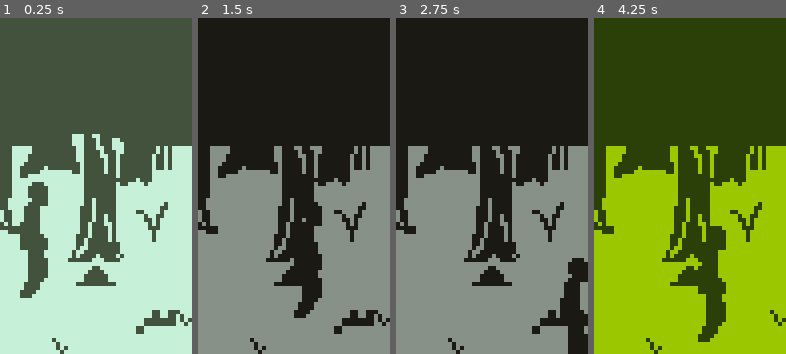
Above: before the commit, frames 1-4 (left to right).
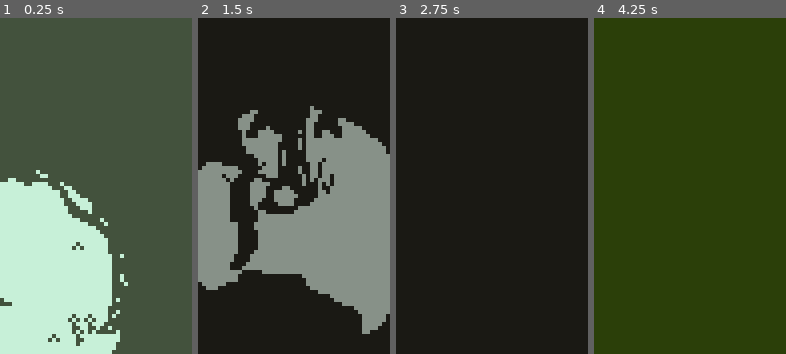
Above: after the commit, the same moments.

Repository: Multipixels/Nyctomorph
Game: Godot game, scene res://Scenes/TestEnvironment.tscn
Two runs of this game, one before a commit and one after it. Both use one fixed random seed, a clock stepped at 60 frames per second and the inputs below. Before the commit the project starts from res://Scenes/Game.tscn. The engine's default icon, where the game draws it, is replaced by a stand-in: a white triangle on a blue panel in a dark square.
Inputs:
- Up to frame 1 (0.25 s): no input
- Up to frame 2 (1.5 s): hold D (move_right) 0.53-1.28 s; hold T (change_pallete) 0.53-1.28 s; hold S (move_down) from 1.28 s (still down); tap E (interact) at 1.35 s
- Up to frame 3 (2.75 s): release S (move_down) at 2.03 s; hold D (move_right) from 2.03 s (still down); tap Space (light_toggle) at 2.1 s
- Up to frame 4 (4.25 s): release D (move_right) at 2.78 s; hold W (move_up) 2.78-3.53 s; tap T (change_pallete) at 2.85 s; tap Enter at 3.5 s; hold A (move_left) from 3.53 s (still down); tap E (interact) at 3.6 s

The runs differ from the first frame. In frame 1, 33% of the frame differs, in the area x 0-100%, y 34-100%; in frame 2, 35%; in frame 3, 46%; in frame 4, 46%, in the area x 0-100%, y 38-100%.

Commit message:
I am sobbing right now

Diff:
--- a/Scenes/Area.tscn
+++ b/Scenes/Area.tscn
@@ -47,12 +47,72 @@
 0/shapes = [  ]
 0/z_index = 0
 
+[sub_resource type="ConvexPolygonShape2D" id=6]
+points = PoolVector2Array( 48, 84, 36, 84, 36, 80, 48, 80 )
+
+[sub_resource type="ConvexPolygonShape2D" id=7]
+points = PoolVector2Array( 48, 84, 32, 84, 32, 80, 48, 80 )
+
+[sub_resource type="ConvexPolygonShape2D" id=8]
+points = PoolVector2Array( 48, 84, 36, 84, 36, 80, 48, 80 )
+
+[sub_resource type="ConvexPolygonShape2D" id=9]
+points = PoolVector2Array( 48, 84, 40, 84, 40, 80, 48, 80 )
+
+[sub_resource type="ConvexPolygonShape2D" id=10]
+points = PoolVector2Array( 48, 84, 36, 84, 36, 80, 48, 80 )
+
+[sub_resource type="ConvexPolygonShape2D" id=11]
+points = PoolVector2Array( 44, 84, 36, 84, 36, 80, 44, 80 )
+
+[sub_resource type="ConvexPolygonShape2D" id=12]
+points = PoolVector2Array( 48, 84, 36, 84, 36, 80, 48, 80 )
+
+[sub_resource type="ConvexPolygonShape2D" id=13]
+points = PoolVector2Array( 48, 84, 32, 84, 32, 80, 48, 80 )
+
+[sub_resource type="ConvexPolygonShape2D" id=14]
+points = PoolVector2Array( 48, 84, 36, 84, 36, 80, 48, 80 )
+
+[sub_resource type="ConvexPolygonShape2D" id=15]
+points = PoolVector2Array( 48, 84, 36, 84, 36, 80, 48, 80 )
+
+[sub_resource type="ConvexPolygonShape2D" id=16]
+points = PoolVector2Array( 44, 84, 32, 84, 32, 80, 44, 80 )
+
+[sub_resource type="ConvexPolygonShape2D" id=17]
+points = PoolVector2Array( 48, 84, 36, 84, 36, 80, 48, 80 )
+
+[sub_resource type="ConvexPolygonShape2D" id=18]
+points = PoolVector2Array( 48, 84, 36, 84, 36, 80, 48, 80 )
+
+[sub_resource type="ConvexPolygonShape2D" id=19]
+points = PoolVector2Array( 52, 84, 36, 84, 36, 80, 52, 80 )
+
+[sub_resource type="ConvexPolygonShape2D" id=20]
+points = PoolVector2Array( 48, 84, 40, 84, 40, 80, 48, 80 )
+
+[sub_resource type="ConvexPolygonShape2D" id=21]
+points = PoolVector2Array( 48, 84, 36, 84, 36, 80, 48, 80 )
+
+[sub_resource type="ConvexPolygonShape2D" id=22]
+points = PoolVector2Array( 44, 84, 32, 84, 32, 80, 44, 80 )
+
+[sub_resource type="ConvexPolygonShape2D" id=23]
+points = PoolVector2Array( 48, 84, 32, 84, 32, 80, 48, 80 )
+
+[sub_resource type="ConvexPolygonShape2D" id=24]
+points = PoolVector2Array( 52, 84, 32, 84, 32, 80, 52, 80 )
+
+[sub_resource type="ConvexPolygonShape2D" id=25]
+points = PoolVector2Array( 48, 84, 32, 84, 32, 80, 48, 80 )
+
 [sub_resource type="TileSet" id=3]
 0/name = "Trees.png 0"
 0/texture = ExtResource( 2 )
 0/tex_offset = Vector2( 0, -84 )
 0/modulate = Color( 1, 1, 1, 1 )
-0/region = Rect2( 0, 0, 1764, 84 )
+0/region = Rect2( 0, 0, 1680, 84 )
 0/tile_mode = 2
 0/autotile/icon_coordinate = Vector2( 0, 0 )
 0/autotile/tile_size = Vector2( 84, 84 )
@@ -63,12 +123,142 @@
 0/autotile/z_index_map = [  ]
 0/occluder_offset = Vector2( 0, 0 )
 0/navigation_offset = Vector2( 0, 0 )
-0/shape_offset = Vector2( 0, 0 )
-0/shape_transform = Transform2D( 1, 0, 0, 1, 0, 0 )
-0/shape_one_way = false
-0/shape_one_way_margin = 0.0
-0/shapes = [  ]
-0/z_index = 0
+0/shape_offset = Vector2( 0, -84 )
+0/shape_transform = Transform2D( 1, 0, 0, 1, 0, -84 )
+0/shape = SubResource( 6 )
+0/shape_one_way = false
+0/shape_one_way_margin = 1.0
+0/shapes = [ {
+"autotile_coord": Vector2( 0, 0 ),
+"one_way": false,
+"one_way_margin": 1.0,
+"shape": SubResource( 6 ),
+"shape_transform": Transform2D( 1, 0, 0, 1, 0, -84 )
+}, {
+"autotile_coord": Vector2( 1, 0 ),
+"one_way": false,
+"one_way_margin": 1.0,
+"shape": SubResource( 7 ),
+"shape_transform": Transform2D( 1, 0, 0, 1, 0, -84 )
+}, {
+"autotile_coord": Vector2( 2, 0 ),
+"one_way": false,
+"one_way_margin": 1.0,
+"shape": SubResource( 8 ),
+"shape_transform": Transform2D( 1, 0, 0, 1, 0, -84 )
+}, {
+"autotile_coord": Vector2( 3, 0 ),
+"one_way": false,
+"one_way_margin": 1.0,
+"shape": SubResource( 9 ),
+"shape_transform": Transform2D( 1, 0, 0, 1, 0, -84 )
+}, {
+"autotile_coord": Vector2( 4, 0 ),
+"one_way": false,
+"one_way_margin": 1.0,
+"shape": SubResource( 10 ),
+"shape_transform": Transform2D( 1, 0, 0, 1, 0, -84 )
+}, {
+"autotile_coord": Vector2( 5, 0 ),
+"one_way": false,
+"one_way_margin": 1.0,
+"shape": SubResource( 11 ),
+"shape_transform": Transform2D( 1, 0, 0, 1, 0, -84 )
+}, {
+"autotile_coord": Vector2( 6, 0 ),
+"one_way": false,
+"one_way_margin": 1.0,
+"shape": SubResource( 12 ),
+"shape_transform": Transform2D( 1, 0, 0, 1, 0, -84 )
+}, {
+"autotile_coord": Vector2( 7, 0 ),
+"one_way": false,
+"one_way_margin": 1.0,
+"shape": SubResource( 13 ),
+"shape_transform": Transform2D( 1, 0, 0, 1, 0, -84 )
+}, {
+"autotile_coord": Vector2( 8, 0 ),
+"one_way": false,
+"one_way_margin": 1.0,
+"shape": SubResource( 14 ),
+"shape_transform": Transform2D( 1, 0, 0, 1, 0, -84 )
+}, {
+"autotile_coord": Vector2( 9, 0 ),
+"one_way": false,
+"one_way_margin": 1.0,
+"shape": SubResource( 15 ),
+"shape_transform": Transform2D( 1, 0, 0, 1, 0, -84 )
+}, {
+"autotile_coord": Vector2( 10, 0 ),
+"one_way": false,
+"one_way_margin": 1.0,
+"shape": SubResource( 16 ),
+"shape_transform": Transform2D( 1, 0, 0, 1, 0, -84 )
+}, {
+"autotile_coord": Vector2( 11, 0 ),
+"one_way": false,
+"one_way_margin": 1.0,
+"shape": SubResource( 17 ),
+"shape_transform": Transform2D( 1, 0, 0, 1, 0, -84 )
+}, {
+"autotile_coord": Vector2( 12, 0 ),
+"one_way": false,
+"one_way_margin": 1.0,
+"shape": SubResource( 18 ),
+"shape_transform": Transform2D( 1, 0, 0, 1, 0, -84 )
+}, {
+"autotile_coord": Vector2( 13, 0 ),
+"one_way": false,
+"one_way_margin": 1.0,
+"shape": SubResource( 19 ),
+"shape_transform": Transform2D( 1, 0, 0, 1, 0, -84 )
+}, {
+"autotile_coord": Vector2( 14, 0 ),
+"one_way": false,
+"one_way_margin": 1.0,
+"shape": SubResource( 20 ),
+"shape_transform": Transform2D( 1, 0, 0, 1, 0, -84 )
+}, {
+"autotile_coord": Vector2( 15, 0 ),
+"one_way": false,
+"one_way_margin": 1.0,
+"shape": SubResource( 21 ),
+"shape_transform": Transform2D( 1, 0, 0, 1, 0, -84 )
+}, {
+"autotile_coord": Vector2( 16, 0 ),
+"one_way": false,
+"one_way_margin": 1.0,
+"shape": SubResource( 22 ),
+"shape_transform": Transform2D( 1, 0, 0, 1, 0, -84 )
+}, {
+"autotile_coord": Vector2( 17, 0 ),
+"one_way": false,
+"one_way_margin": 1.0,
+"shape": SubResource( 23 ),
+"shape_transform": Transform2D( 1, 0, 0, 1, 0, -84 )
+}, {
+"autotile_coord": Vector2( 18, 0 ),
+"one_way": false,
+"one_way_margin": 1.0,
+"shape": SubResource( 24 ),
+"shape_transform": Transform2D( 1, 0, 0, 1, 0, -84 )
+}, {
+"autotile_coord": Vector2( 19, 0 ),
+"one_way": false,
+"one_way_margin": 1.0,
+"shape": SubResource( 25 ),
+"shape_transform": Transform2D( 1, 0, 0, 1, 0, -84 )
+} ]
+0/z_index = 0
+
+[sub_resource type="ConvexPolygonShape2D" id=26]
+points = PoolVector2Array( 20, 24, 8, 24, 8, 20, 20, 20 )
+
+[sub_resource type="ConvexPolygonShape2D" id=27]
+points = PoolVector2Array( 16, 24, 8, 24, 8, 20, 16, 20 )
+
+[sub_resource type="ConvexPolygonShape2D" id=28]
+points = PoolVector2Array( 16, 24, 8, 24, 8, 20, 16, 20 )
 
 [sub_resource type="TileSet" id=4]
 0/name = "Decals.png 0"
@@ -86,11 +276,30 @@
 0/autotile/z_index_map = [  ]
 0/occluder_offset = Vector2( 0, 0 )
 0/navigation_offset = Vector2( 0, 0 )
-0/shape_offset = Vector2( 0, 0 )
-0/shape_transform = Transform2D( 1, 0, 0, 1, 0, 0 )
-0/shape_one_way = false
-0/shape_one_way_margin = 0.0
-0/shapes = [  ]
+0/shape_offset = Vector2( 0, -24 )
+0/shape_transform = Transform2D( 1, 0, 0, 1, 0, -24 )
+0/shape = SubResource( 26 )
+0/shape_one_way = false
+0/shape_one_way_margin = 1.0
+0/shapes = [ {
+"autotile_coord": Vector2( 0, 0 ),
+"one_way": false,
+"one_way_margin": 1.0,
+"shape": SubResource( 26 ),
+"shape_transform": Transform2D( 1, 0, 0, 1, 0, -24 )
+}, {
+"autotile_coord": Vector2( 18, 0 ),
+"one_way": false,
+"one_way_margin": 1.0,
+"shape": SubResource( 27 ),
+"shape_transform": Transform2D( 1, 0, 0, 1, 0, -24 )
+}, {
+"autotile_coord": Vector2( 6, 0 ),
+"one_way": false,
+"one_way_margin": 1.0,
+"shape": SubResource( 28 ),
+"shape_transform": Transform2D( 1, 0, 0, 1, 0, -24 )
+} ]
 0/z_index = 0
 
 [sub_resource type="TileSet" id=5]
--- a/Scenes/Camera.tscn
+++ b/Scenes/Camera.tscn
@@ -4,4 +4,5 @@
 
 [node name="GameCamera" type="Camera2D"]
 current = true
+smoothing_enabled = true
 script = ExtResource( 1 )
--- /dev/null
+++ b/Scenes/Entrance.tscn
@@ -0,0 +1,9 @@
+[gd_scene load_steps=2 format=2]
+
+[sub_resource type="RectangleShape2D" id=1]
+extents = Vector2( 20, 4 )
+
+[node name="Entrance" type="Area2D"]
+
+[node name="CollisionShape2D" type="CollisionShape2D" parent="."]
+shape = SubResource( 1 )
--- a/Scenes/ExampleArea.tscn
+++ b/Scenes/ExampleArea.tscn
@@ -1,39 +1,66 @@
-[gd_scene load_steps=4 format=2]
+[gd_scene load_steps=6 format=2]
 
 [ext_resource path="res://Scenes/Area.tscn" type="PackedScene" id=1]
+[ext_resource path="res://Scenes/Entrance.tscn" type="PackedScene" id=2]
+[ext_resource path="res://Scripts/Entrance.gd" type="Script" id=3]
 
 [sub_resource type="RectangleShape2D" id=1]
-extents = Vector2( 72, 15.25 )
+extents = Vector2( 500, 20 )
 
 [sub_resource type="RectangleShape2D" id=2]
-extents = Vector2( 5.75, 47.75 )
+extents = Vector2( 8, 47.75 )
 
 [node name="ExampleArea" instance=ExtResource( 1 )]
 
 [node name="Background" parent="." index="0"]
-tile_data = PoolIntArray( 0, 0, 0, 1, 0, 0, 2, 0, 0 )
+tile_data = PoolIntArray( 0, 0, 0, 1, 0, 0, 2, 0, 0, 3, 0, 0, 4, 0, 0, 5, 0, 0, 6, 0, 0, 7, 0, 0, 8, 0, 0, 9, 0, 0, 10, 0, 0, 11, 0, 0, 12, 0, 0, 13, 0, 0, 14, 0, 0, 15, 0, 0, 16, 0, 0, 17, 0, 0, 18, 0, 0, 19, 0, 0, 20, 0, 0 )
+
+[node name="BackgroundTrees" parent="." index="1"]
+tile_data = PoolIntArray( 1441840, 0, 5, 1441859, 0, 3, 1572881, 0, 5, 1572958, 0, 0, 1638573, 0, 7, 1966406, 0, 2, 1966418, 0, 5, 2162708, 0, 3, 2162749, 0, 2, 2162821, 0, 3, 2293977, 0, 8, 2490447, 0, 5, 2490680, 0, 0, 2555908, 0, 7, 2686968, 0, 2, 2621476, 0, 6, 2621560, 0, 4, 2621595, 0, 6, 2687209, 0, 2, 2687227, 0, 1, 2687589, 0, 2, 2752705, 0, 9, 2818158, 0, 8 )
 
 [node name="Trees" parent="." index="2"]
-tile_data = PoolIntArray( 3538922, 0, 0, 4390971, 0, 1, 5505117, 0, 4 )
+tile_data = PoolIntArray( 3080501, 0, 0, 3342375, 0, 11, 3538924, 0, 0, 3604720, 0, 13, 3997829, 0, 9, 4259913, 0, 4, 5177545, 0, 2 )
 
 [node name="BackDecals" parent="." index="3"]
-tile_data = PoolIntArray( 2359402, 0, 21, 3276866, 0, 6, 4718604, 0, 0, 4784228, 0, 20, 4915267, 0, 4 )
+tile_data = PoolIntArray( 1507609, 0, 10, 2031916, 0, 10, 2293817, 0, 4, 2293868, 0, 6, 2359322, 0, 1, 2359378, 0, 7, 2425020, 0, 3, 2490448, 0, 7, 2687264, 0, 13, 2818164, 0, 1, 2883928, 0, 14, 2949140, 0, 6, 3014701, 0, 13, 3080498, 0, 14, 3211322, 0, 3, 3211405, 0, 14, 3211595, 0, 0, 3408001, 0, 17, 3801305, 0, 10, 3866797, 0, 13, 4063259, 0, 12, 4128813, 0, 2, 4522230, 0, 2, 4587644, 0, 21, 4587776, 0, 13, 4587805, 0, 7, 4653174, 0, 8, 4718672, 0, 2, 4718702, 0, 13, 5177560, 0, 9, 5177564, 0, 9, 5243055, 0, 2, 5243169, 0, 15, 5308627, 0, 10, 5308657, 0, 11, 5308783, 0, 3, 5374114, 0, 18, 5374169, 0, 9, 5374216, 0, 14, 5505278, 0, 15 )
 
 [node name="Foreground" parent="." index="4"]
-tile_data = PoolIntArray( 1638403, 0, 0 )
+tile_data = PoolIntArray( 1703927, 0, 4, 1703929, 0, 9, 1703932, 0, 6, 1638411, 0, 5, 1638428, 0, 8, 1638474, 0, 1, 1638630, 0, 9, 1638634, 0, 7, 1638639, 0, 2, 1638641, 0, 3 )
+
+[node name="Entrance" parent="." index="5" instance=ExtResource( 2 )]
+position = Vector2( 309, 14 )
+script = ExtResource( 3 )
+send_to = Vector2( 0, -1 )
+
+[node name="Entrance2" parent="." index="6" instance=ExtResource( 2 )]
+position = Vector2( 309, 88 )
+script = ExtResource( 3 )
+send_to = Vector2( 0, 1 )
+placement = 1
 
 [node name="CollisionShape2D" type="CollisionShape2D" parent="Boundaries" index="0"]
-position = Vector2( 72, 8.75 )
+position = Vector2( -216, 20 )
 shape = SubResource( 1 )
 
-[node name="CollisionShape2D2" type="CollisionShape2D" parent="Boundaries" index="1"]
-position = Vector2( 72, 102.5 )
+[node name="CollisionShape2D5" type="CollisionShape2D" parent="Boundaries" index="1"]
+position = Vector2( 832, 20 )
 shape = SubResource( 1 )
 
-[node name="CollisionShape2D3" type="CollisionShape2D" parent="Boundaries" index="2"]
-position = Vector2( -5.75, 48.25 )
+[node name="CollisionShape2D2" type="CollisionShape2D" parent="Boundaries" index="2"]
+position = Vector2( -216, 104 )
+shape = SubResource( 1 )
+
+[node name="CollisionShape2D6" type="CollisionShape2D" parent="Boundaries" index="3"]
+position = Vector2( 832, 104 )
+shape = SubResource( 1 )
+
+[node name="CollisionShape2D3" type="CollisionShape2D" parent="Boundaries" index="4"]
+position = Vector2( -8, 48 )
 shape = SubResource( 2 )
 
-[node name="CollisionShape2D4" type="CollisionShape2D" parent="Boundaries" index="3"]
-position = Vector2( 150, 55 )
+[node name="CollisionShape2D4" type="CollisionShape2D" parent="Boundaries" index="5"]
+position = Vector2( 1008, 48 )
 shape = SubResource( 2 )
+
+[connection signal="body_entered" from="Entrance" to="Entrance" method="_on_Entrance_body_entered"]
+[connection signal="body_entered" from="Entrance2" to="Entrance2" method="_on_Entrance_body_entered"]
--- a/Scenes/TestEnvironment.tscn
+++ b/Scenes/TestEnvironment.tscn
@@ -1,20 +1,31 @@
-[gd_scene load_steps=5 format=2]
+[gd_scene load_steps=6 format=2]
 
 [ext_resource path="res://Scenes/Player.tscn" type="PackedScene" id=1]
 [ext_resource path="res://Scenes/ExampleArea.tscn" type="PackedScene" id=2]
 [ext_resource path="res://Scenes/Camera.tscn" type="PackedScene" id=3]
+[ext_resource path="res://Scenes/Campfire.tscn" type="PackedScene" id=4]
 [ext_resource path="res://Shaders/MainShader.tscn" type="PackedScene" id=5]
 
 [node name="TestEnvironment" type="Node2D"]
 
 [node name="SlidyCamera" parent="." instance=ExtResource( 3 )]
+position = Vector2( 24, 42 )
 
 [node name="YSort" type="YSort" parent="."]
 
+[node name="Campfire" parent="YSort" instance=ExtResource( 4 )]
+position = Vector2( 208, 69 )
+time_remaining = 30
+time_per_level = 10
+
 [node name="ExampleArea" parent="YSort" instance=ExtResource( 2 )]
 
+[node name="ExampleArea2" parent="YSort" instance=ExtResource( 2 )]
+position = Vector2( 0, -168 )
+
 [node name="Player" parent="YSort" instance=ExtResource( 1 )]
-position = Vector2( 11, 63 )
+position = Vector2( 309, 64 )
+playerSpeed = 64
 
 [node name="Shader" parent="." instance=ExtResource( 5 )]
 
--- /dev/null
+++ b/Scripts/Entrance.gd
@@ -0,0 +1,16 @@
+extends Area2D
+
+enum LOCATION { TOP, BOTTOM };
+
+
+export(Vector2) var send_to: Vector2;
+export(LOCATION) var placement;
+
+
+func _on_Entrance_body_entered(body: Node) -> void:
+	if send_to:
+		match placement:
+			LOCATION.TOP:
+				body.global_position = global_position + Vector2(send_to.x * 48, send_to.y * (2*84) + 64)
+			LOCATION.BOTTOM:
+				body.global_position = global_position + Vector2(send_to.x * 48, send_to.y * (2*84) - 64)
--- a/Scripts/SlidyCamera.gd
+++ b/Scripts/SlidyCamera.gd
@@ -1,17 +1,7 @@
 extends Camera2D
 
-onready var newPosition = position;
-var t = 0;
+func _on_Player_move_frame(frame):
+	position.x = frame*48+24;
 
-func _physics_process(delta):
-	t += delta * 0.4\
-
-	position = position.linear_interpolate(newPosition, t)
-
-func _on_Player_move_frame(frame):
-	t = 0
-	newPosition.x = frame*48+24;
-
-func _on_Player_move_floor(flooor):
-	t=0
-	newPosition.y = (flooor - 5) * - 168 + 42;
+func _on_Player_move_floor(level):
+	position.y = (level - 5) * - 168 + 42;
--- a/project.godot
+++ b/project.godot
@@ -11,7 +11,7 @@
 [application]
 
 config/name="Nokia"
-run/main_scene="res://Scenes/Game.tscn"
+run/main_scene="res://Scenes/TestEnvironment.tscn"
 config/use_custom_user_dir=true
 config/icon="res://Sprites/icon.png"
 
Not shown: 1 places in Scenes/Area.tscn that only renumber resources
